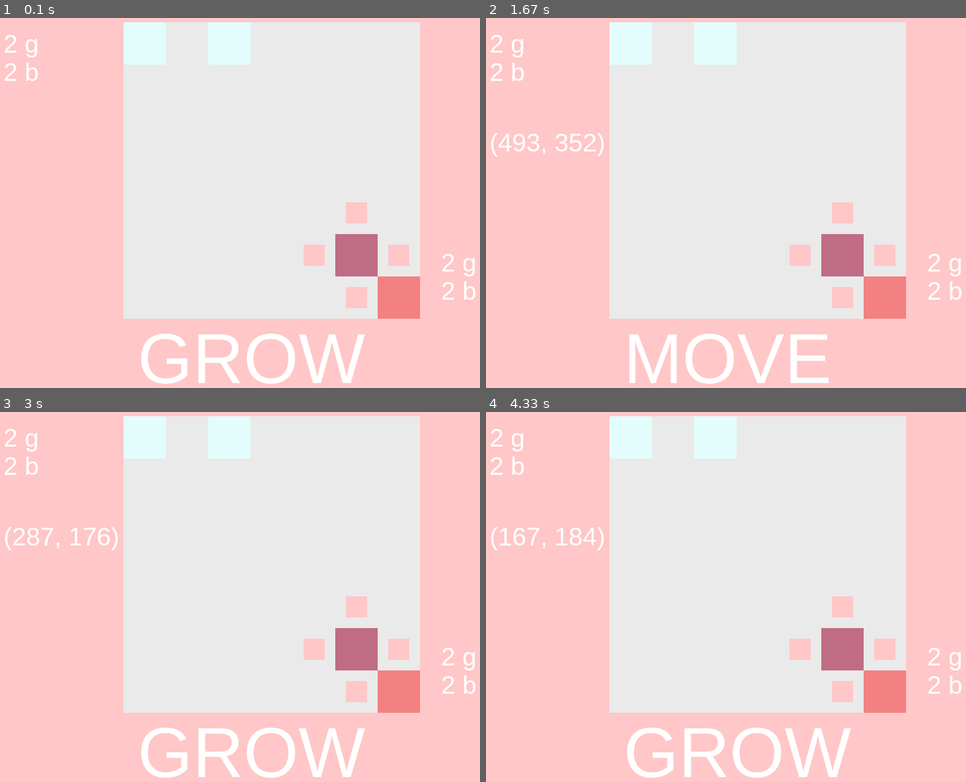
Above: before the commit, frames 1-4 (two rows, left to right).
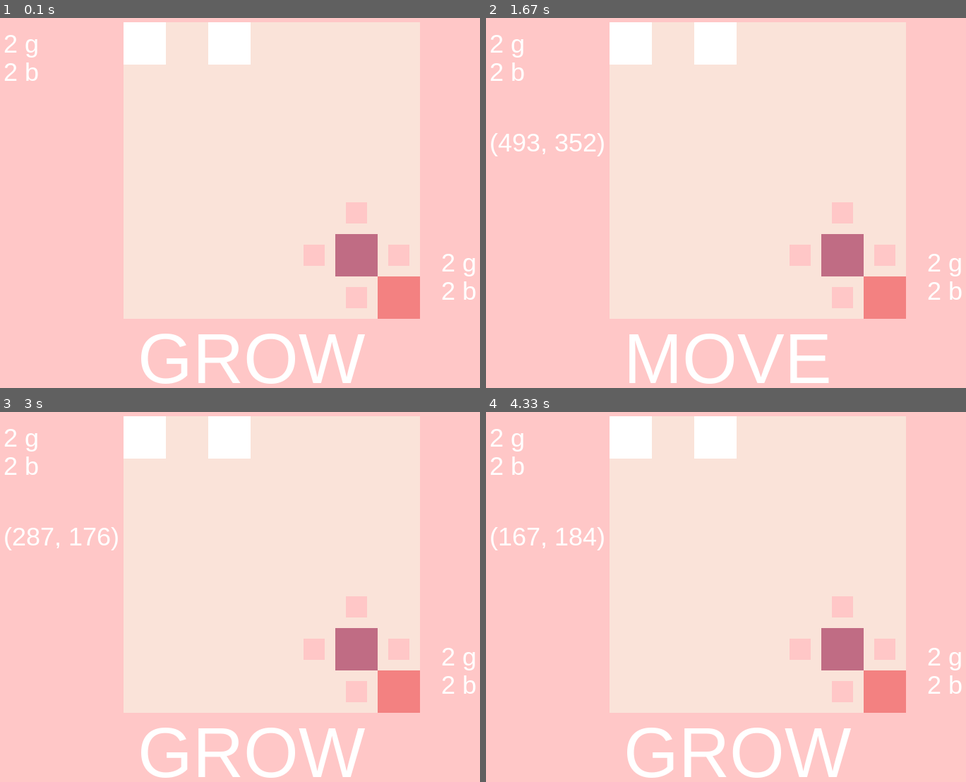
Above: after the commit, the same moments.

Repository: cold1840/SporeBG
Game: pygame game, started from SporeBG_pygame.py
Two runs of this game, one before a commit and one after it. Both use one fixed random seed, a clock stepped at 60 frames per second and the inputs below.
Inputs (mouse positions are in pixels of both pictures, inside the frame that each line leads up to):
- Up to frame 1 (0.1 s): no input
- Up to frame 2 (1.67 s): click (764, 225) at 0.38 s; click (822, 321) at 0.72 s; click (591, 162) at 1.05 s; click (831, 262) at 1.38 s
- Up to frame 3 (3 s): click (292, 478) at 1.72 s; click (254, 730) at 2.05 s; click (259, 548) at 2.38 s; click (196, 534) at 2.72 s
- Up to frame 4 (4.33 s): click (913, 585) at 3.05 s; click (942, 611) at 3.38 s; click (884, 545) at 3.72 s; click (601, 537) at 4.05 s

The runs differ from the first frame. In frame 1, 2.0% of the frame differs, in the area x 25-53%, y 1-13%; in frame 2, 2.0%; in frame 3, 2.0%; in frame 4, 2.0%.

Commit message:
better  pink

Diff:
--- a/SporeBG_pygame.py
+++ b/SporeBG_pygame.py
@@ -8,9 +8,9 @@
 COLOR_PLAYER1='#e3fdfd'
 COLOR_PLAYER2='#f38181'#40514e'
 class colorPack_1_pink():# colorPackage
-	BG='#eaeaea'
+	BG='#fae3d9'
 	BGBG='#ffc7c7'
-	PLAYER1='#e3fdfd'
+	PLAYER1='#ffffff'
 	PLAYER2='#f38181'
 	ALLOW='#ffc7c7'
 	FROM_1='#ffa8b8'
--- /dev/null
+++ b/socket/c.py
@@ -0,0 +1,34 @@
+import socket
+
+# 创建一个TCP/IP套接字
+client_socket = socket.socket(socket.AF_INET, socket.SOCK_STREAM)
+
+# 设置服务器地址和端口
+server_address = ('localhost', 12345)
+
+# 连接到服务器
+client_socket.connect(server_address)
+while True:
+    od=input('>>> ')
+    if od=='q':
+        break
+    print('Sending:', od)
+    client_socket.send(od.encode())
+    data = client_socket.recv(1024)
+    print('Received:', data.decode())
+
+
+'''
+try:
+    # 发送数据到服务器
+    message = 'Hello, Server!'
+    print('Sending:', message)
+
+    # 接收服务器的响应
+    data = client_socket.recv(1024)
+    print('Received:', data.decode())
+finally:
+    # 关闭连接
+    print('Closing socket')
+    client_socket.close()
+'''
--- /dev/null
+++ b/socket/server.py
@@ -0,0 +1,56 @@
+import socket
+import select
+import time
+
+def main():
+    # 创建一个TCP/IP套接字
+    server_socket = socket.socket(socket.AF_INET, socket.SOCK_STREAM)
+    server_socket.setsockopt(socket.SOL_SOCKET, socket.SO_REUSEADDR, 1)
+
+    # 绑定到指定的地址和端口
+    server_address = ('localhost', 12345)
+    server_socket.bind(server_address)
+
+    # 监听传入的连接
+    server_socket.listen(5)
+
+    # 设置为非阻塞模式
+    server_socket.setblocking(False)
+
+    # 用于存储已连接的客户端套接字列表
+    client_sockets = []
+    client_statues = {}
+
+    while True:
+        # 使用select来检查是否有新的连接或数据到达
+        read_sockets, _, _ = select.select([server_socket] + client_sockets, [], [],0)
+
+        for sock in read_sockets:
+            if sock is server_socket:
+                # 新连接到达
+                client_socket, client_address = server_socket.accept()
+                print('New connection from', client_address)
+                client_socket.setblocking(False)  # 也设置为非阻塞
+                client_sockets.append(client_socket)
+                client_statues[client_socket]='init'
+            else:
+                # 现有连接有数据到达
+                data = sock.recv(1024)
+                if data:
+                    # 处理接收到的数据
+                    print(f'Received data {sock}:', data.decode())
+                    print('Statue:', client_statues[sock])
+                    # 发送响应给客户端（可选）
+                    sock.send(b'Echo: ' + data)
+                else:
+                    # 如果没有数据，则可能是客户端断开了连接
+                    print('Client disconnected', sock.getpeername())
+                    client_sockets.remove(sock)
+                    del client_statues[sock]
+                    sock.close()
+        #time.sleep(1)
+        #print(time.time)
+    # 注意：通常情况下，服务器不会退出这个循环，除非发生错误或手动停止
+
+if __name__=='__main__':
+    main()
